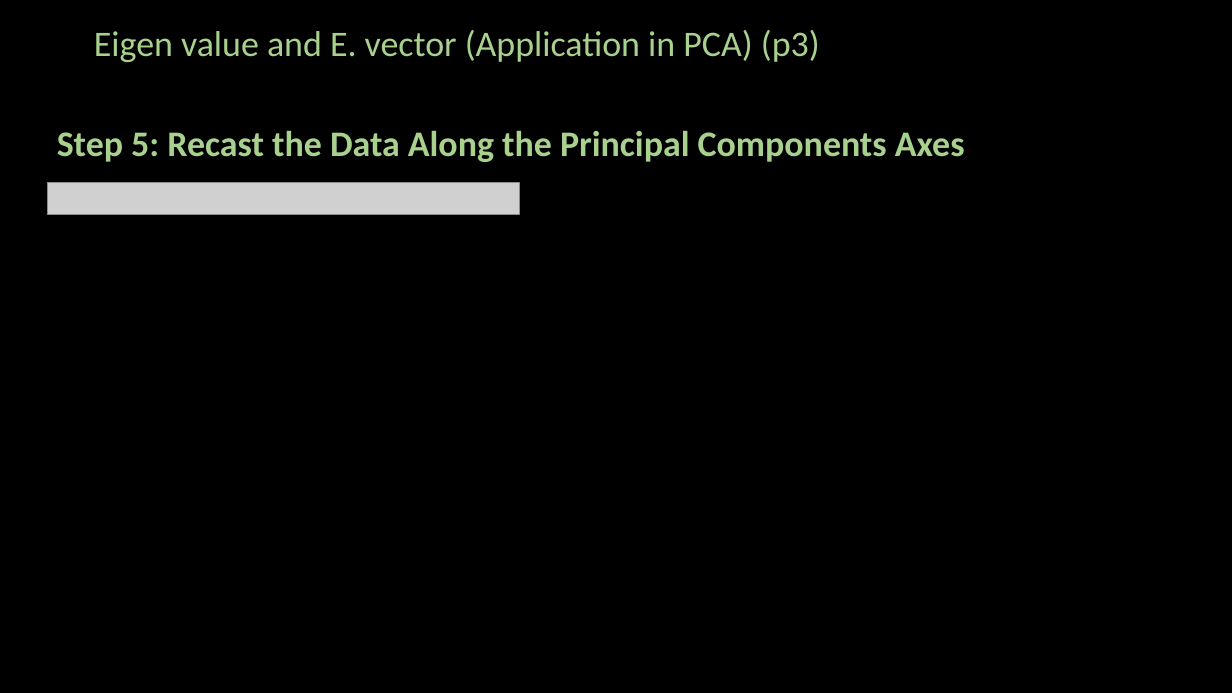
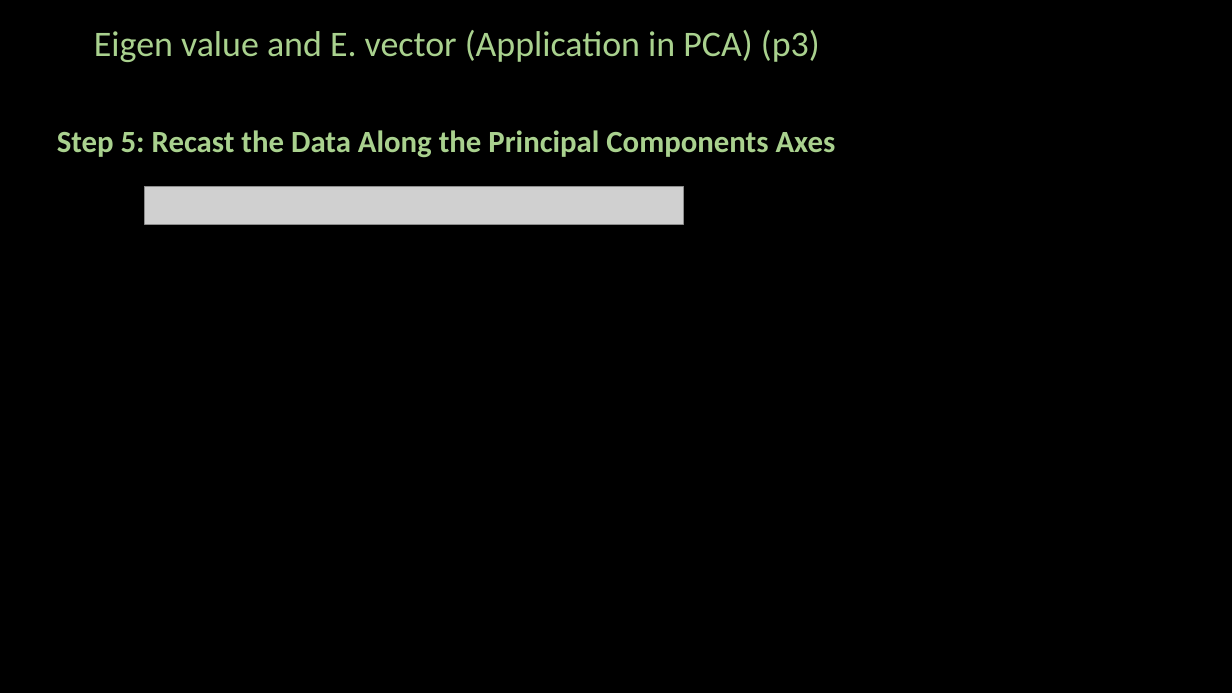
Before and after one commit to ash322ash422/youtube, a slide deck: slide 6 of linear_algebra/2-scalar-vector-matrix/eigenVector_eigenValue-2-Application.pptx (slide 5 before the commit). Drawn at 1232x693 pixels with LibreOffice and Linux fonts; fonts in the diff are those of the drawing; grey boxes stand for pictures; background and template pictures are left out. Boxes give left, top, right and bottom in pixels: in the first picture for what was removed or moved away, otherwise in the second. Text is boxed around its words. In the diff, an @@ line names an element or a change of style, - is before the commit and + after.

```diff
--- a/linear_algebra/2-scalar-vector-matrix/eigenVector_eigenValue-2-Application.pptx
+++ b/linear_algebra/2-scalar-vector-matrix/eigenVector_eigenValue-2-Application.pptx
@@ text "Step 5: Recast the Data ..." at bbox=[57, 130, 836, 157]: size 28 to 24 pt @@
@@ picture: place and size @@
-picture at bbox=[47, 182, 518, 214]
+picture at bbox=[144, 187, 684, 225]
```
Also in this commit, not shown: 6 other slides changed, 3 slides added, 25 other files.
